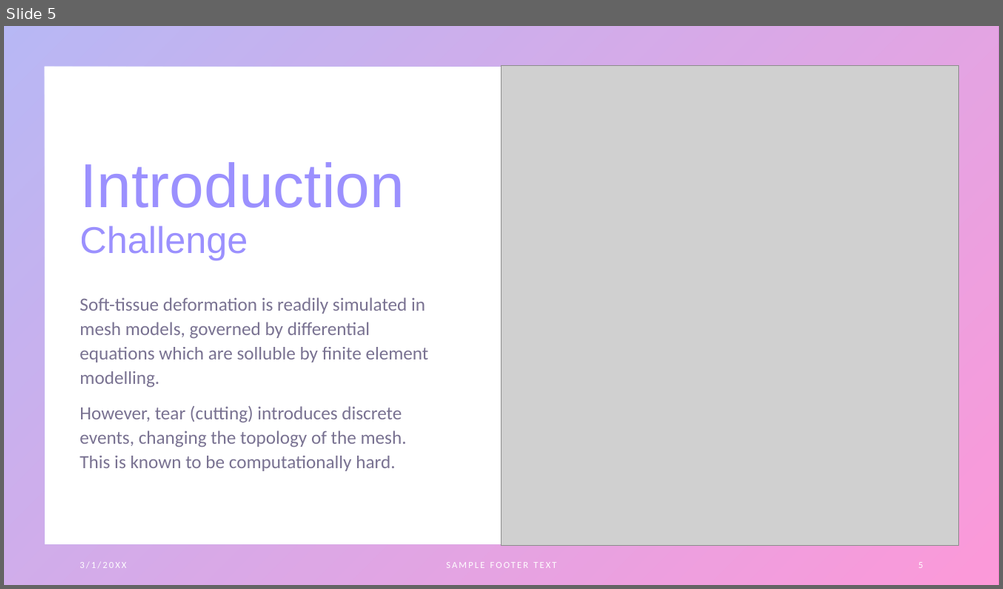
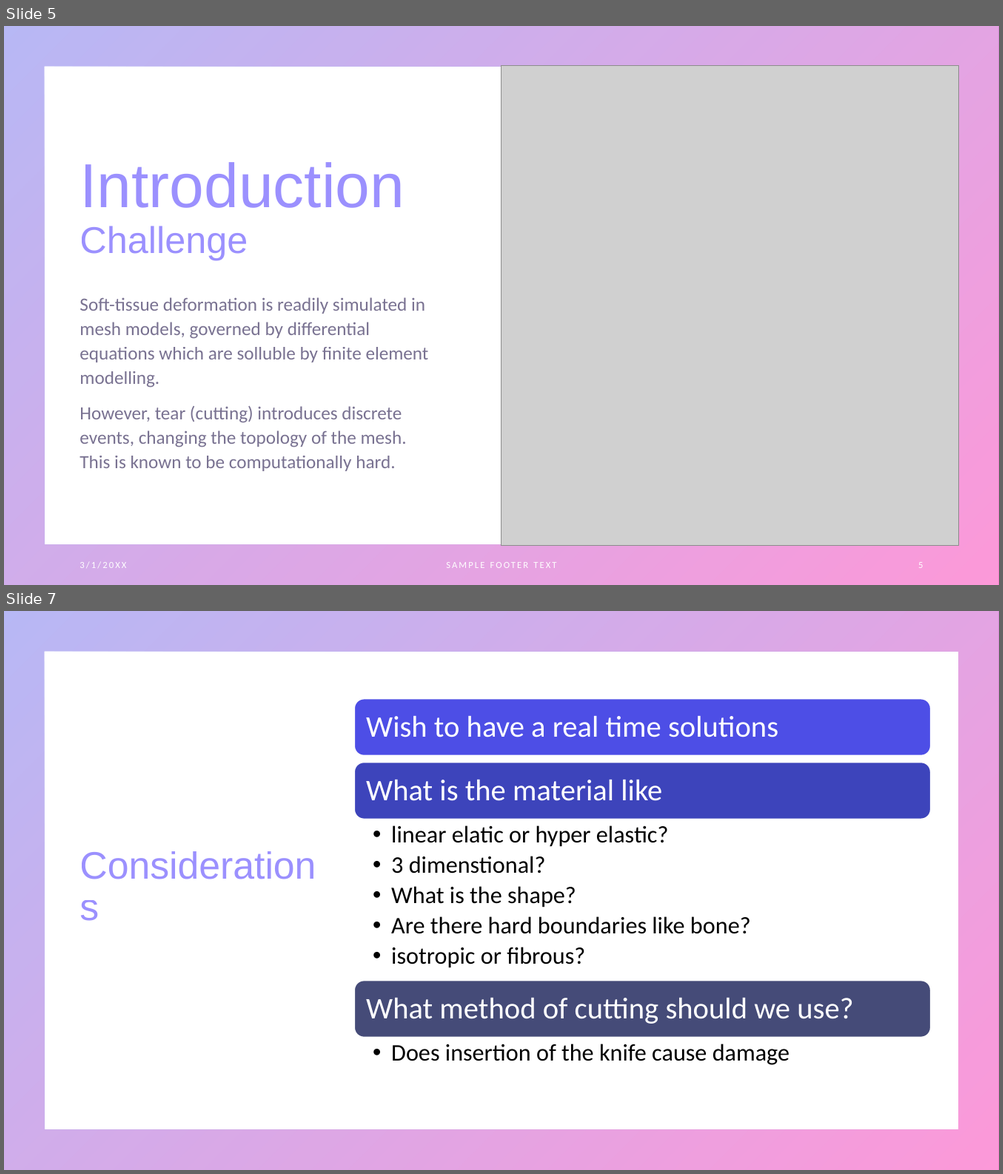
Before and after one commit to fabianheimann/esgi-soft-tissue, a slide deck: Soft tissue presentation.pptx. Shown one above the other, each under a label of ours: slide 5 before the commit, slides 5 and 7 after it; the slides between them are not shown. The pictures are 1003x589 and 1003x1174 pixels, drawn with LibreOffice and Linux fonts; fonts in the diff are those of the drawing; grey boxes stand for pictures. Boxes give left, top, right and bottom in pixels: in the first picture for what was removed or moved away, otherwise in the second. Text is boxed around its words. In the diff, an @@ line names an element or a change of style, - is before the commit and + after.

```diff
--- a/Soft tissue presentation.pptx
+++ b/Soft tissue presentation.pptx
@@ slide 7 added at bbox=[4, 611, 999, 1170], background #FFFFFF @@
@@ frame added at bbox=[4, 611, 999, 1170], fill #FFFFFF @@
@@ frame added at bbox=[4, 611, 999, 1170], fill gradient #4D4EE6 to #F900A0 @@
@@ rectangle added at bbox=[4, 611, 999, 1170], fill #FFFFFF @@
@@ frame added at bbox=[4, 611, 999, 1170], fill gradient #4D4EE6 to #F900A0 @@
@@ rectangle added at bbox=[5, 612, 999, 1170], fill #FFFFFF @@
@@ freeform shape added at bbox=[7, 612, 478, 809], fill #FFFFFF @@
@@ title added at bbox=[73, 661, 334, 1116], 37 pt, text gradient #7162FE to #F900A0 @@
+Considerations
@@ group added at bbox=[355, 699, 930, 1065]: 5 texts, 3 rounded rectangles @@
+Wish to have a real time solutions
+What is the material like
+  • linear elatic or hyper elastic?
+  • 3 dimenstional?
+  • What is the shape?
+  • Are there hard boundaries like bone?
+  • isotropic or fibrous?
+What method of cutting should we use?
+  • Does insertion of the knife cause damage
```
Also in this commit, not shown: 1 slide changed, 6 other slides added, 10 slides removed.
